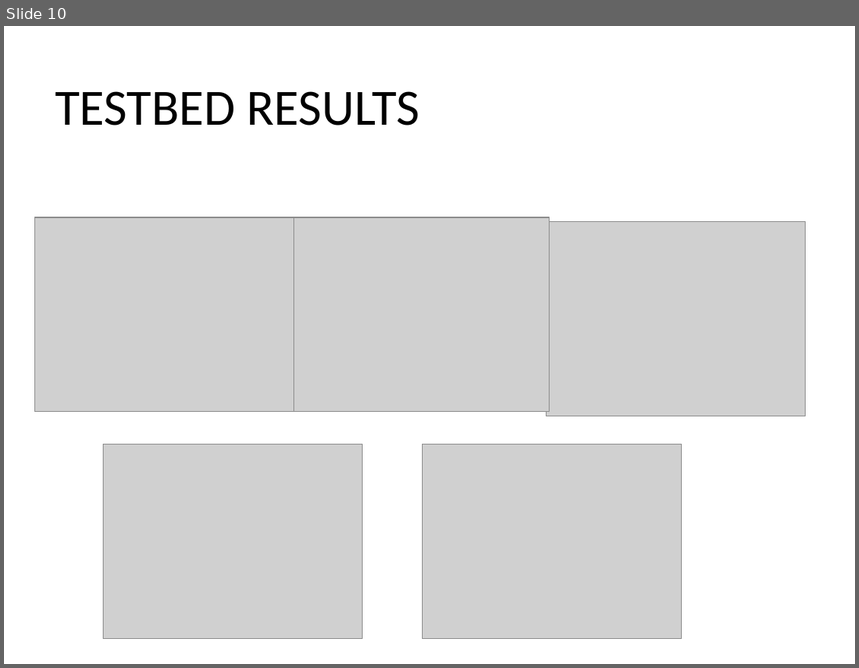
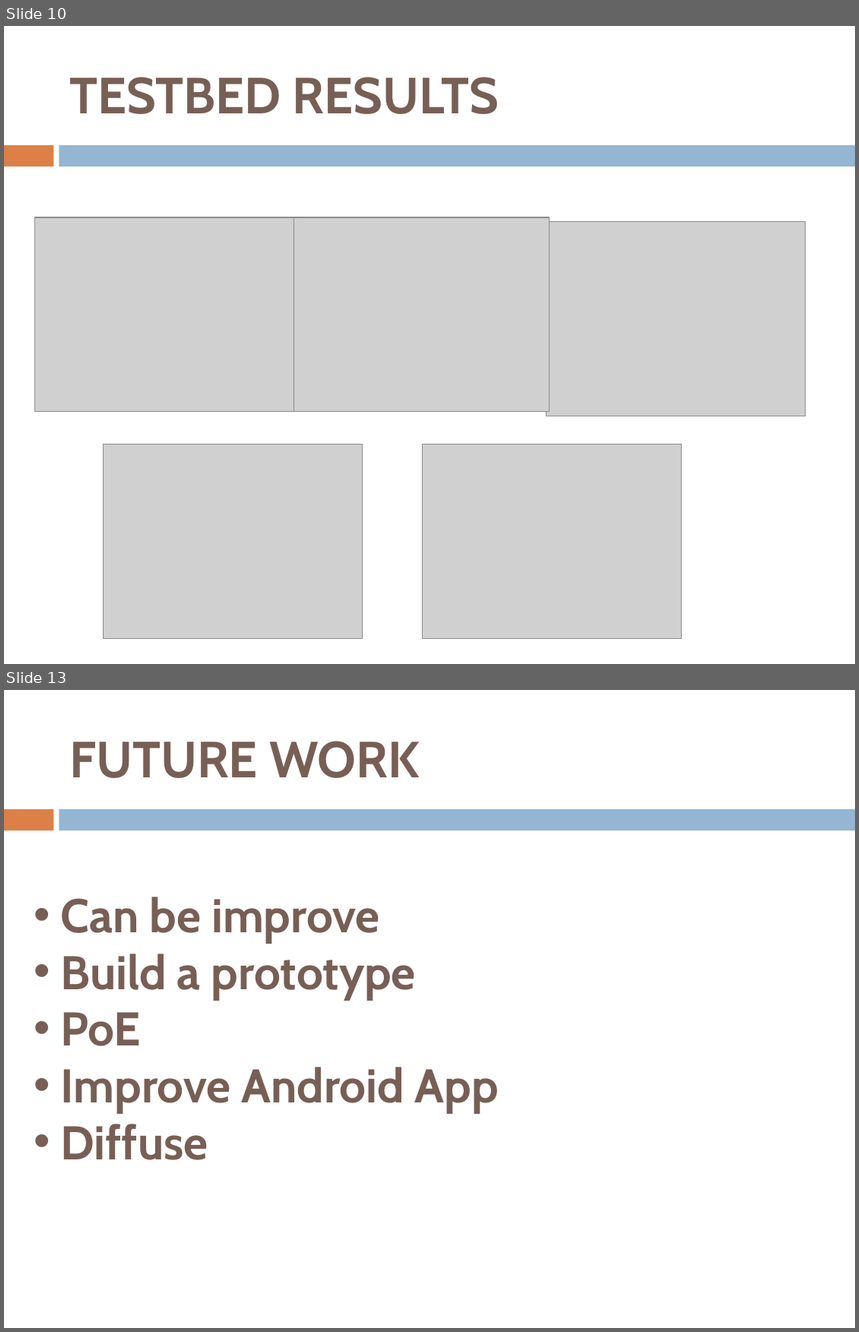
Before and after one commit to SergioAlmendros/A-bottom-up-sensor-testbed, a slide deck: Presentation/presentation.pptx. Shown one above the other, each under a label of ours: slide 10 before the commit, slides 10 and 13 after it; the slides between them are not shown. The pictures are 859x668 and 859x1332 pixels, drawn with LibreOffice and Linux fonts; fonts in the diff are those of the drawing; grey boxes stand for pictures. Boxes give left, top, right and bottom in pixels: in the first picture for what was removed or moved away, otherwise in the second. Text is boxed around its words. In the diff, an @@ line names an element or a change of style, - is before the commit and + after.

```diff
--- a/Presentation/presentation.pptx
+++ b/Presentation/presentation.pptx
@@ slide 13 added at [4, 690, 855, 1328], background #FFFFFF; not listed: 2 template elements that a slide beside it also shows @@
@@ title added at [69, 741, 420, 778], 43 pt, text #775F55, bold @@
+FUTURE WORK
@@ text added at [61, 897, 499, 1160], 40 pt, text #775F55, bold @@
+• Can be improve
+• Build a prototype
+• PoE
+• Improve Android App
+• Diffuse
@@ slide 10 changed as well @@
@@ title "TESTBED RESULTS": place and size @@
-title "TESTBED RESULTS" at [55, 91, 420, 126]
+title "TESTBED RESULTS" at [69, 77, 500, 114]
@@ title "TESTBED RESULTS" at [69, 77, 500, 114]: font Calibri to Cabin, text colour #000000 to #775F55, bold on @@
@@ rectangle added at [4, 145, 53, 167], fill #DD8047 @@
@@ rectangle added at [59, 145, 855, 167], fill #94B6D2 @@
```
Also in this commit, not shown: 6 other slides changed, 5 other slides added, 5 slides removed, 1 other file.
